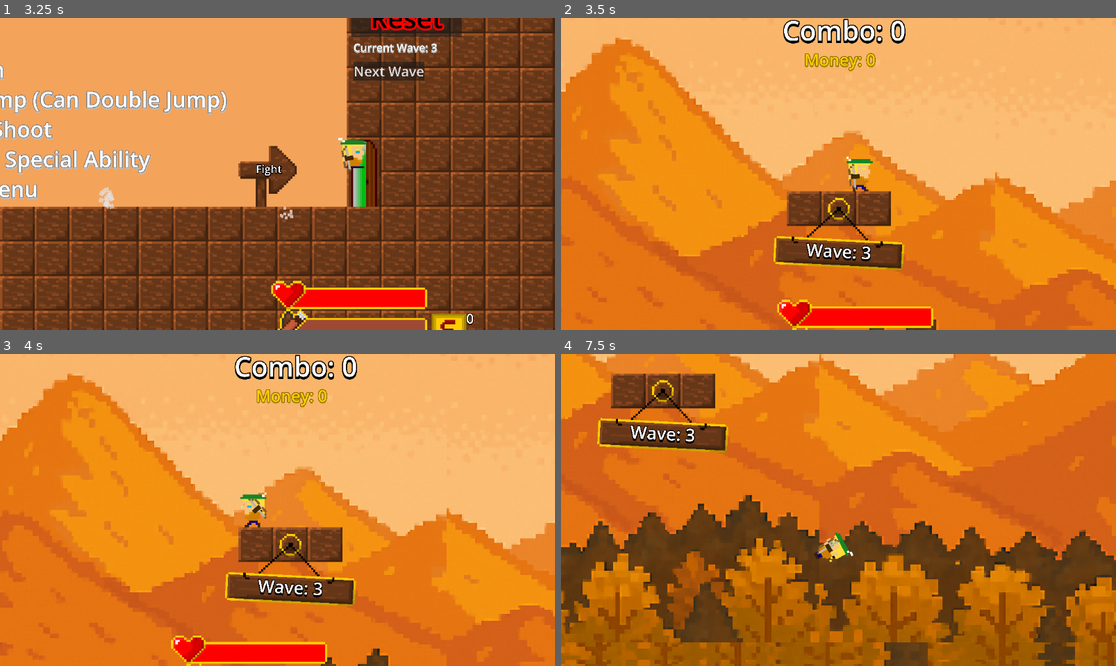
Above: before the commit, frames 1-4 (two rows, left to right).
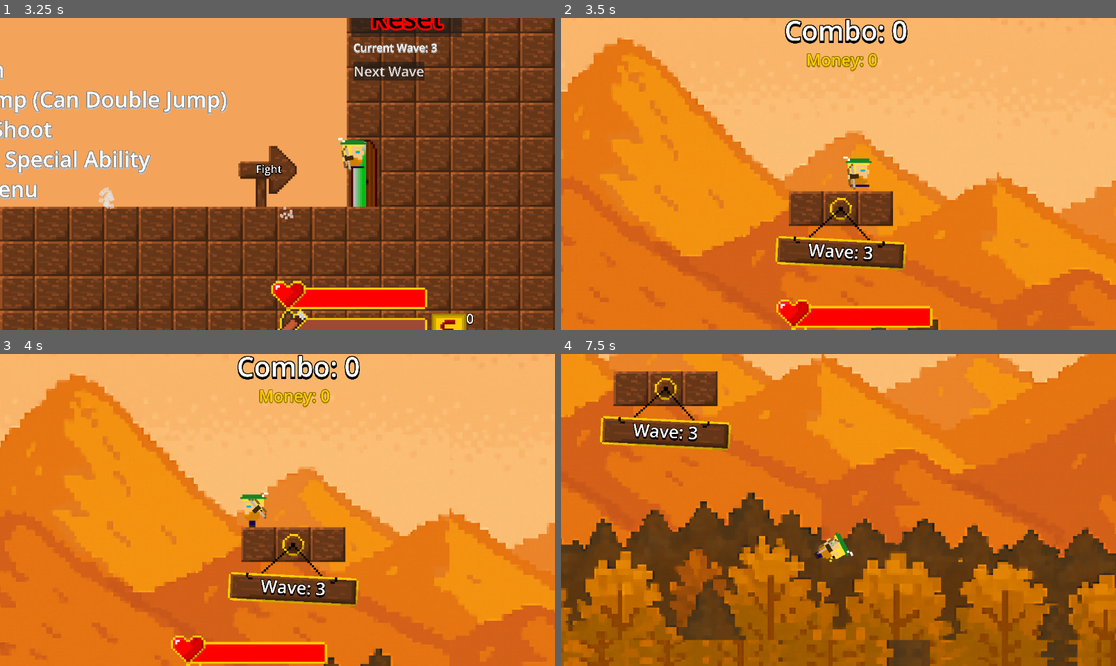
Above: after the commit, the same moments.

Repository: Dan-Yaacobi/TheBowman
Game: Godot game, scene res://MainGame/Game.tscn
Same seed, same stepped clock (60 frames per second), same inputs: the game is played once before the commit and once after it. Sound files missing from this copy of the repository are replaced by a short silence.
Inputs (mouse positions are in pixels of both pictures, inside the frame that each line leads up to):
- Up to frame 1 (3.25 s): move the mouse to (399, 158) at 0.52 s; hold D (Right) 0.53-1.25 s; hold Middle mouse button (Dash) 0.53-1.25 s; tap Space (Jump) at 0.77, 3.02 s; click "Next Wave" at 1.25 s; click "Next Wave" at 2 s; move the mouse to (166, 189) at 2.77 s; hold D (Right) from 2.78 s (still down); click (166, 189) at 2.85 s
- Up to frame 2 (3.5 s): keep holding D (Right)
- Up to frame 3 (4 s): move the mouse to (333, 441) at 3.52 s; release D (Right) at 3.53 s; hold A (Left) from 3.53 s (still down); hold Right mouse button (special ability) from 3.53 s (still down)
- Up to frame 4 (7.5 s): move the mouse to (810, 572) at 4.27 s; release A (Left) at 4.28 s; release Right mouse button (special ability) at 4.28 s; hold D (Right) 4.28-5.78 s; tap T (test) at 4.35, 7.35 s; tap Space (Jump) at 4.52, 5.27, 6.02 s; move the mouse to (1005, 556) at 5.02 s; hold Middle mouse button (Dash) 5.03-5.78 s; move the mouse to (672, 463) at 5.77 s; hold A (Left) 5.78-6.53 s; click (672, 463) at 5.85 s; move the mouse to (866, 510) at 6.52 s; hold D (Right) 6.53-7.28 s; hold Right mouse button (special ability) 6.53-7.28 s; move the mouse to (755, 432) at 7.27 s; hold A (Left) from 7.28 s (still down)

Frame 1 is identical in both runs. In frame 2, 4.2% of the frame differs, in the area x 0-100%, y 0-100%; in frame 3, 4.8%; in frame 4, 13%.

Commit message:
Fixed crash
New bosses!
and crash was fixed

Diff:
--- a/Enemies/DemoEnemy/Boss1/DemoEnemyBoss.tscn
+++ b/Enemies/DemoEnemy/Boss1/DemoEnemyBoss.tscn
@@ -15,6 +15,7 @@
 [ext_resource type="Script" path="res://Enemies/DemoEnemy/Boss1/boss_slam_state.gd" id="18_52sys"]
 
 [sub_resource type="Resource" id="Resource_c5f3p"]
+resource_local_to_scene = true
 script = ExtResource("4_uh2fb")
 hp = 100
 move_speed = 35
--- a/Enemies/DemoEnemy/Boss2/DemoEnemyBoss2.tscn
+++ b/Enemies/DemoEnemy/Boss2/DemoEnemyBoss2.tscn
@@ -15,6 +15,7 @@
 [ext_resource type="Script" path="res://Enemies/DemoEnemy/Boss2/bullet_explosion.gd" id="13_nxsxe"]
 
 [sub_resource type="Resource" id="Resource_ppi36"]
+resource_local_to_scene = true
 script = ExtResource("5_nqxg8")
 hp = 200
 move_speed = 25
--- a/MainGame/game.gd
+++ b/MainGame/game.gd
@@ -47,7 +47,7 @@
 	scenes_dic.get(new_scene).call_deferred("set_scene", player)
 	player.call_deferred("reparent",scenes_dic.get(new_scene))
 	last_scene = scenes_dic.get(new_scene)
-	player.player_state_machine.ChangeState(player.idle_state)
+	#player.player_state_machine.ChangeState(player.idle_state)
 
 func get_playground() -> PlayGround:
 	for child in get_children():
Not shown, changed: docs/index.html
Not shown, changed: docs/index.pck
